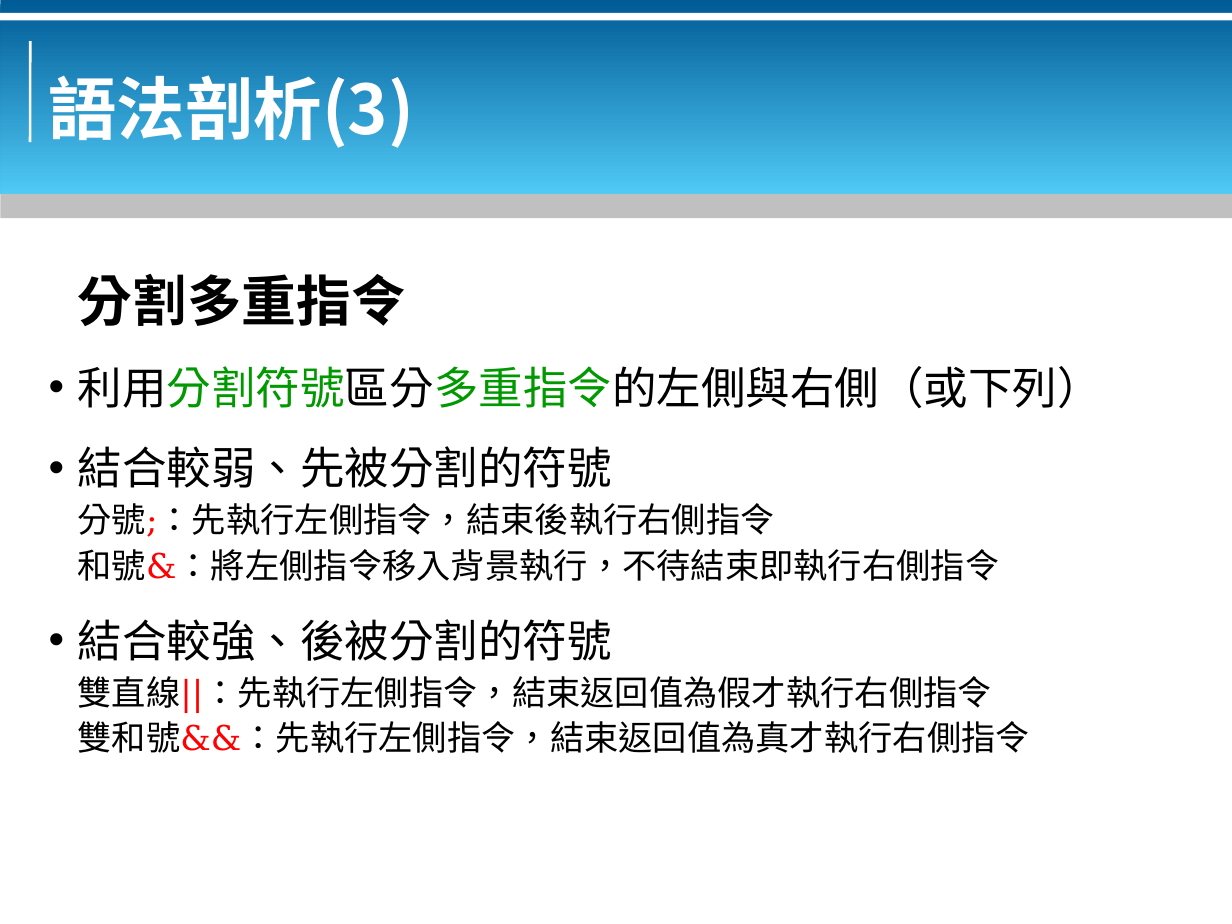
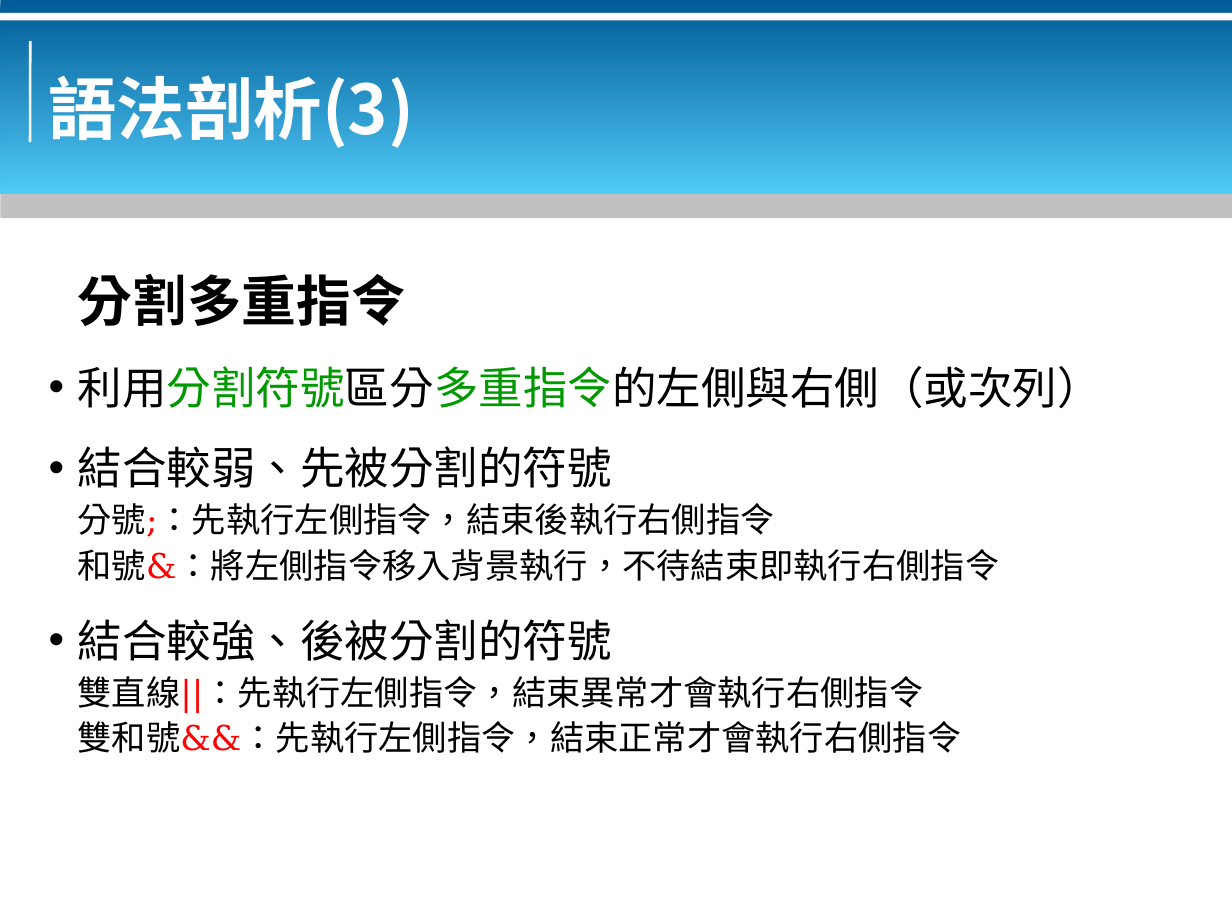
Before and after one commit to bluebat/.presentations, a slide deck: slide 9 of bash-basics.odp. Drawn at 1232x924 pixels with LibreOffice and Linux fonts; fonts in the diff are those of the drawing; background and template pictures are left out. Boxes give left, top, right and bottom in pixels: in the first picture for what was removed or moved away, otherwise in the second. Text is boxed around its words. In the diff, an @@ line names an element or a change of style, - is before the commit and + after.

```diff
--- a/bash-basics.odp
+++ b/bash-basics.odp
@@ text at (78,366,1102,408): text changed @@
-• 利用分割符號區分多重指令的左側與右側（或下列）
+• 利用分割符號區分多重指令的左側與右側（或次列）
@@ text at (78,676,962,753): text changed @@
-雙直線||：先執行左側指令，結束返回值為假才執行右側指令
-雙和號&&：先執行左側指令，結束返回值為真才執行右側指令
+雙直線||：先執行左側指令，結束異常才會執行右側指令
+雙和號&&：先執行左側指令，結束正常才會執行右側指令
```
Also in this commit, not shown: 8 other slides changed.
